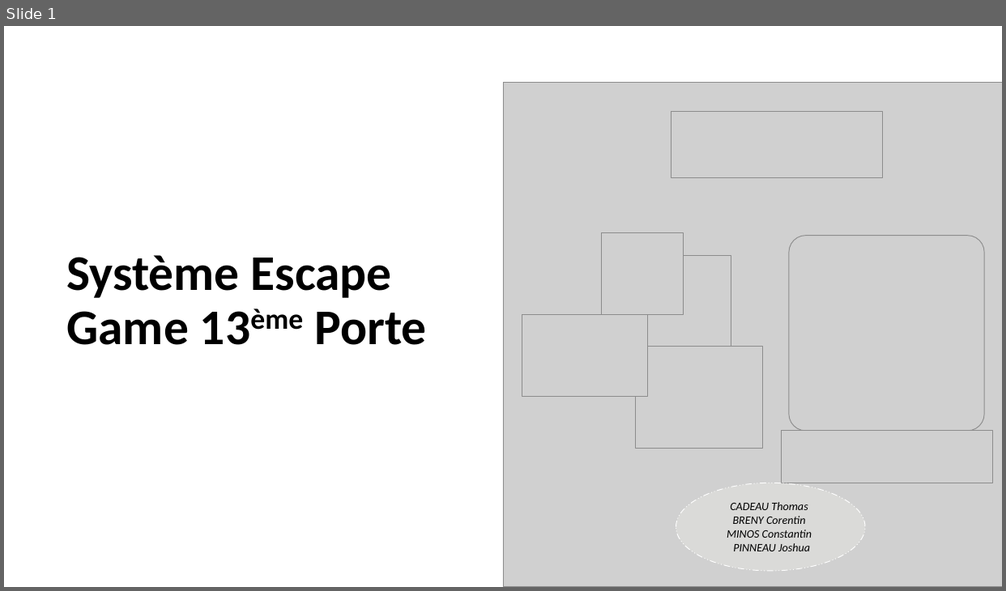
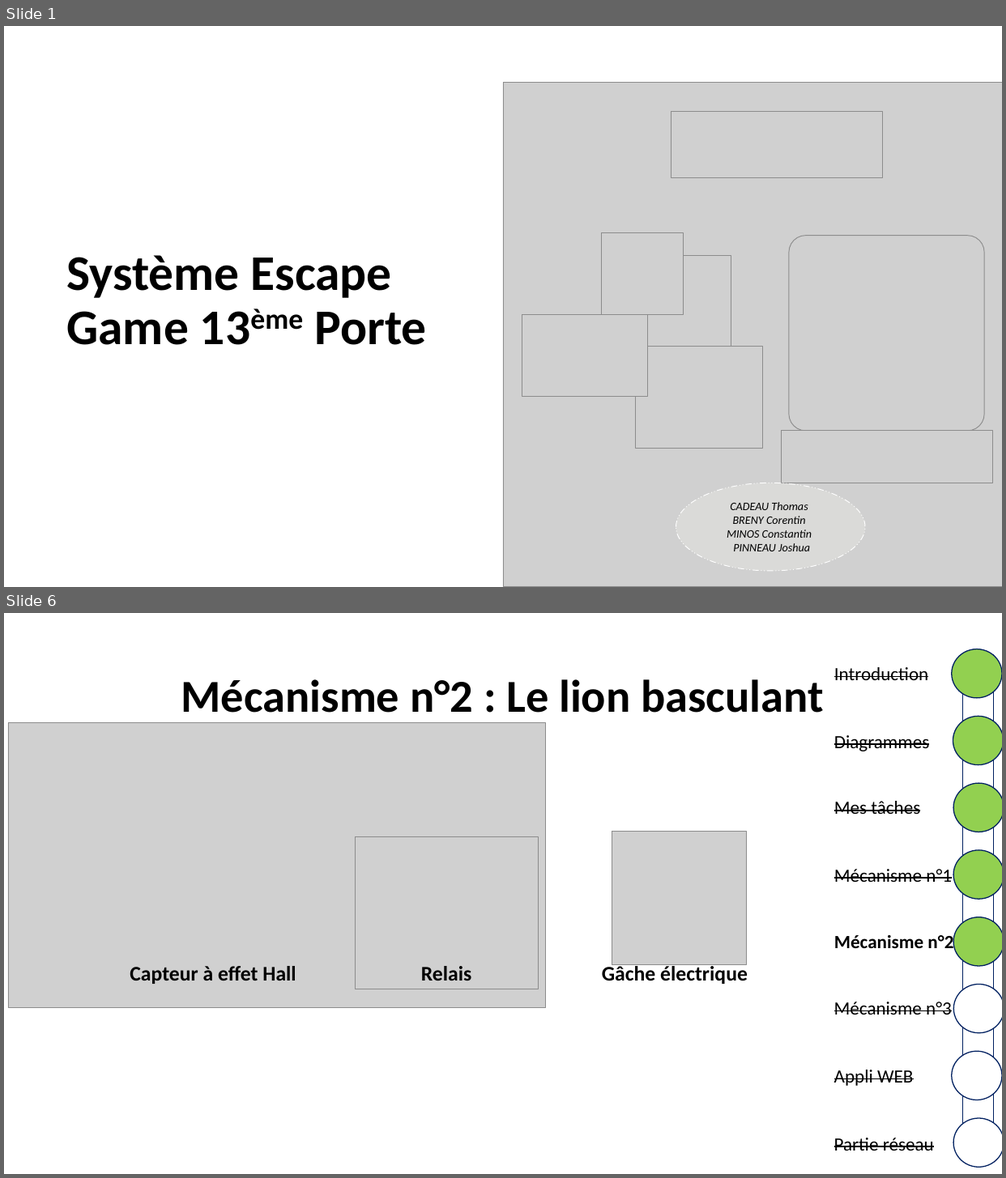
Before and after one commit to corentin-breny/Systeme_Escape_Game_13emePorte, a slide deck: Etudiants/Joshua/PremièreRevueDeProjet.pptx. Shown one above the other, each under a label of ours: slide 1 before the commit, slides 1 and 6 after it; the slides between them are not shown. The pictures are 1006x591 and 1006x1178 pixels, drawn with LibreOffice and Linux fonts; fonts in the diff are those of the drawing; grey boxes stand for pictures; background and template pictures are left out. Boxes give left, top, right and bottom in pixels: in the first picture for what was removed or moved away, otherwise in the second. Text is boxed around its words. In the diff, an @@ line names an element or a change of style, - is before the commit and + after.

```diff
--- a/Etudiants/Joshua/PremièreRevueDeProjet.pptx
+++ b/Etudiants/Joshua/PremièreRevueDeProjet.pptx
@@ slide 6 added at (x1=4, y1=613, x2=1002, y2=1174), background picture (left out) @@
@@ ellipse added at (x1=952, y1=649, x2=1002, y2=697), fill #92D050, outline #002060 1 pt @@
@@ rectangle added at (x1=963, y1=655, x2=994, y2=1132), fill #FFFFFF, outline #002060 1 pt @@
@@ title added at (x1=181, y1=679, x2=823, y2=713), 44 pt, text #000000, bold @@
+Mécanisme n°2 : Le lion basculant
@@ text added at (x1=834, y1=667, x2=928, y2=680), 18 pt, text #000000, strikethrough @@
+Introduction
@@ picture added at (x1=8, y1=723, x2=545, y2=1008) @@
@@ ellipse added at (x1=953, y1=717, x2=1002, y2=765), fill #92D050, outline #002060 1 pt @@
@@ text added at (x1=834, y1=735, x2=929, y2=752), 18 pt, text #000000, strikethrough @@
+Diagrammes
@@ text added at (x1=834, y1=801, x2=920, y2=814), 18 pt, text #000000, strikethrough @@
+Mes tâches
@@ ellipse added at (x1=953, y1=783, x2=1002, y2=832), fill #92D050, outline #002060 1 pt @@
@@ picture added at (x1=612, y1=831, x2=746, y2=965) @@
@@ picture added at (x1=355, y1=837, x2=539, y2=989) @@
@@ ellipse added at (x1=953, y1=850, x2=1002, y2=899), fill #92D050, outline #002060 1 pt @@
@@ text added at (x1=834, y1=869, x2=952, y2=882), 18 pt, text #000000, strikethrough @@
+Mécanisme n°1
@@ ellipse added at (x1=953, y1=918, x2=1002, y2=966), fill #92D050, outline #002060 1 pt @@
@@ text added at (x1=834, y1=935, x2=953, y2=948), 18 pt, text #000000, bold @@
+Mécanisme n°2
@@ text added at (x1=130, y1=966, x2=296, y2=984), 20 pt, text #000000, bold @@
+Capteur à effet Hall
@@ text added at (x1=421, y1=966, x2=472, y2=981), 20 pt, text #000000, bold @@
+Relais
@@ text added at (x1=602, y1=964, x2=748, y2=984), 20 pt, text #000000, bold @@
+Gâche électrique
@@ ellipse added at (x1=954, y1=984, x2=1002, y2=1033), fill #FFFFFF, outline #002060 1 pt @@
@@ text added at (x1=834, y1=1002, x2=952, y2=1015), 18 pt, text #000000, strikethrough @@
+Mécanisme n°3
@@ text added at (x1=834, y1=1070, x2=913, y2=1086), 18 pt, text #000000, strikethrough @@
+Appli WEB
@@ ellipse added at (x1=952, y1=1052, x2=1002, y2=1101), fill #FFFFFF, outline #002060 1 pt @@
@@ ellipse added at (x1=953, y1=1118, x2=1002, y2=1167), fill #FFFFFF, outline #002060 1 pt @@
@@ text added at (x1=834, y1=1138, x2=934, y2=1151), 18 pt, text #000000, strikethrough @@
+Partie réseau
```
Also in this commit, not shown: 2 slides changed, 6 other slides added, 5 slides removed.
